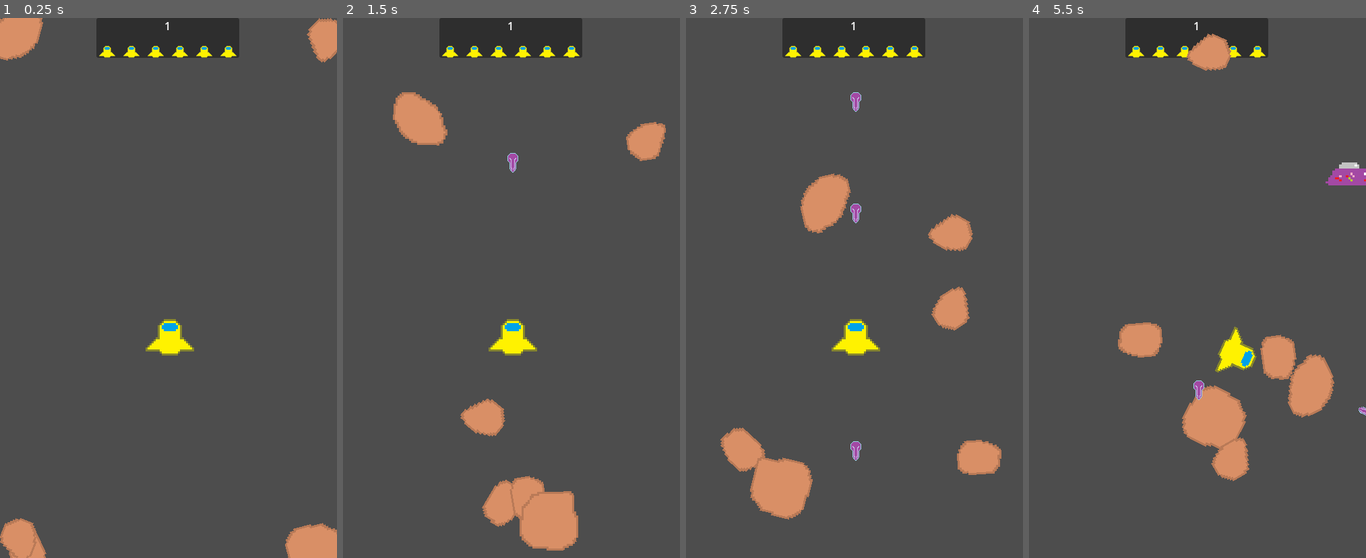
Above: before the commit, frames 1-4 (left to right).
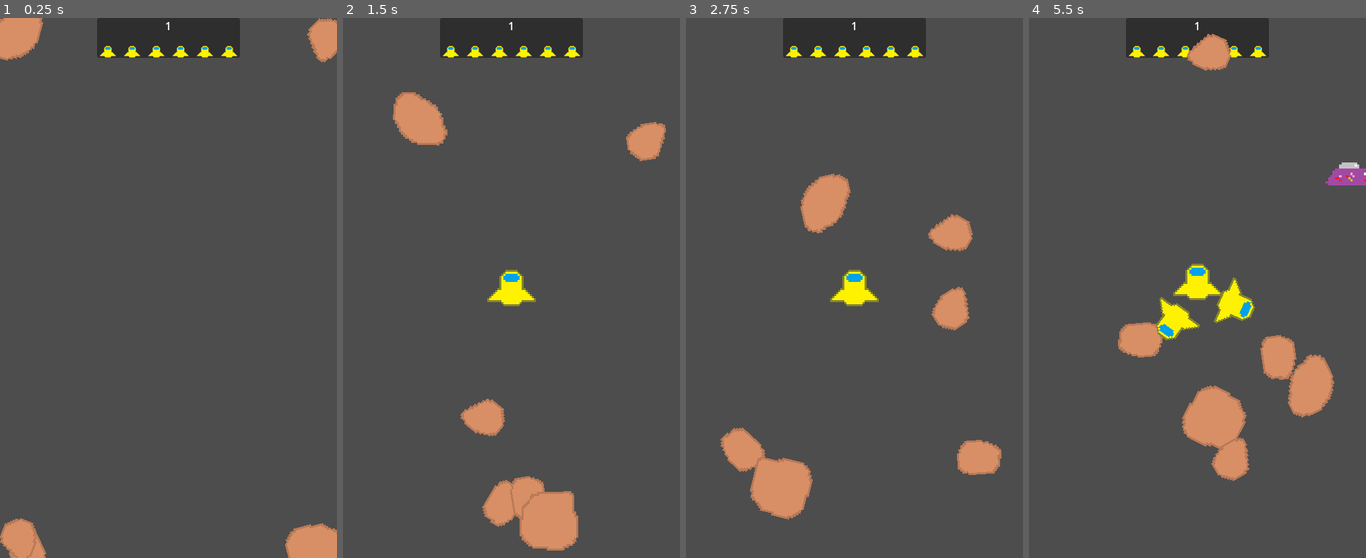
Above: after the commit, the same moments.

Repository: DrAsperitas/space-rocks
Game: Godot game, scene res://Main/Main.tscn
Two runs of this game, one before a commit and one after it. Both use one fixed random seed, a clock stepped at 60 frames per second and the inputs below.
Inputs (mouse positions are in pixels of both pictures, inside the frame that each line leads up to):
- Up to frame 1 (0.25 s): no input
- Up to frame 2 (1.5 s): move the mouse to (585, 261) at 0.52 s; click (585, 261) at 0.6 s; tap Space (launch_ship) at 0.8, 1.35 s; move the mouse to (444, 315) at 1.27 s
- Up to frame 3 (2.75 s): click (787, 315) at 1.55 s; move the mouse to (888, 169) at 2.02 s; click (888, 169) at 2.1 s; tap Space (launch_ship) at 2.3 s
- Up to frame 4 (5.5 s): move the mouse to (1180, 396) at 2.77 s; tap Space (launch_ship) at 2.85, 3.8, 5.3 s; click (1180, 396) at 3.05 s; move the mouse to (1298, 369) at 3.52 s; hold A (rotate_ccw) 3.53-4.28 s; move the mouse to (1096, 207) at 4.27 s; tap D (rotate_cw) at 4.35 s; click (1096, 207) at 4.55 s; move the mouse to (1214, 288) at 5.02 s; hold Right mouse button (thrust) from 5.03 s (still down)

The runs differ from the first frame. In frame 1, 0.7% of the frame differs, in the area x 28-72%, y 0-63%; in frame 2, 1.4%; in frame 3, 1.5%; in frame 4, 2.5%, in the area x 28-100%, y 0-74%.

Commit message:
Fixed + added ship spawns, bullet collision not implemented, shooting not working

Diff:
--- a/Code/Main/Main.gd
+++ b/Code/Main/Main.gd
@@ -22,7 +22,6 @@
 
 func spawn_player():
 	var player = PLAYER_UI.instantiate()
-	player.position.x = get_viewport().size.x / 3.5
 	add_child(player)
 	players.append(player)
 
--- a/Code/Main/Main.tscn
+++ b/Code/Main/Main.tscn
@@ -1,14 +1,10 @@
 [gd_scene format=3 uid="uid://b43n0f8g2tfgg"]
 
 [ext_resource type="Script" uid="uid://cgke8bpq05cbs" path="res://Main/Main.gd" id="1"]
-[ext_resource type="PackedScene" uid="uid://dhmmlqnos0d8n" path="res://Ship/Ship.tscn" id="2_6aewd"]
 
 [node name="Main" type="Node" unique_id=1088904992]
 script = ExtResource("1")
 
-[node name="Ship" parent="." unique_id=1019558851 instance=ExtResource("2_6aewd")]
-position = Vector2(252, 473)
-
 [node name="UFOTimer" type="Timer" parent="." unique_id=1985757177]
 wait_time = 5.0
 autostart = true
--- a/Code/PlayerUI/PlayerUI.gd
+++ b/Code/PlayerUI/PlayerUI.gd
@@ -2,6 +2,7 @@
 class_name PlayerUI
 
 const LIFE = preload("res://PlayerUI/assets/Life.tscn")
+const SHIP = preload("res://Ship/Ship.tscn")
 
 @onready var score_ui: Label = $VBox/ScoreUI
 @onready var lives_ui: HBoxContainer = $VBox/LivesUI
@@ -12,6 +13,10 @@
 func _ready() -> void:
 	UpdateScore(1)
 	UpdateLives(3)
+
+func _process(delta: float) -> void:
+	if Input.is_action_just_pressed("launch_ship"):
+		spawn_ship()
 
 
 func UpdateScore(delta_score):
@@ -31,3 +36,9 @@
 	for l in lives:
 		var life = LIFE.instantiate()
 		lives_ui.add_child(life)
+
+func spawn_ship():
+	var ship = SHIP.instantiate()
+	ship.player = self
+	ship.position = get_viewport().size / 2
+	get_parent().add_child(ship)
--- a/Code/PlayerUI/PlayerUI.tscn
+++ b/Code/PlayerUI/PlayerUI.tscn
@@ -4,6 +4,13 @@
 [ext_resource type="PackedScene" uid="uid://bhnuy8c5hwrp6" path="res://PlayerUI/assets/Life.tscn" id="2_4n4wi"]
 
 [node name="PlayerUI" type="PanelContainer" unique_id=584752263]
+anchors_preset = 5
+anchor_left = 0.5
+anchor_right = 0.5
+offset_left = -46.0
+offset_right = 46.0
+offset_bottom = 59.0
+grow_horizontal = 2
 script = ExtResource("1_7o3gy")
 
 [node name="VBox" type="VBoxContainer" parent="." unique_id=295413390]
--- a/Code/Rock/Rock.gd
+++ b/Code/Rock/Rock.gd
@@ -24,6 +24,7 @@
 
 func on_area_entered(other_area: Area2D):
 	if other_area is Bullet:
-		main.just_scored(1, other_area.player)
+		if other_area.player != null:
+			main.just_scored(1, other_area.player)
 		other_area.queue_free()
 		queue_free()
--- a/Code/Ship/Ship.gd
+++ b/Code/Ship/Ship.gd
@@ -3,6 +3,8 @@
 
 const BULLET = preload("res://Bullet/Bullet.tscn")
 
+
+var player: PlayerUI
 var rotation_rate: float = 360.0 #degrees per second
 var velocity: Vector2 = Vector2.ZERO
 var thrust_power: float = 10.0
@@ -17,9 +19,12 @@
 		var direction = Vector2(sin(rotation), -cos(rotation))
 		velocity += direction * thrust_power
 	position += velocity * delta
+
+
+func fire():
 	if Input.is_action_just_pressed("fire"):
 		var new_bullet = BULLET.instantiate()
-		new_bullet.ship = self
+		new_bullet.player = self
 		new_bullet.position = position
 		new_bullet.rotation = rotation
 		get_parent().add_child(new_bullet)
